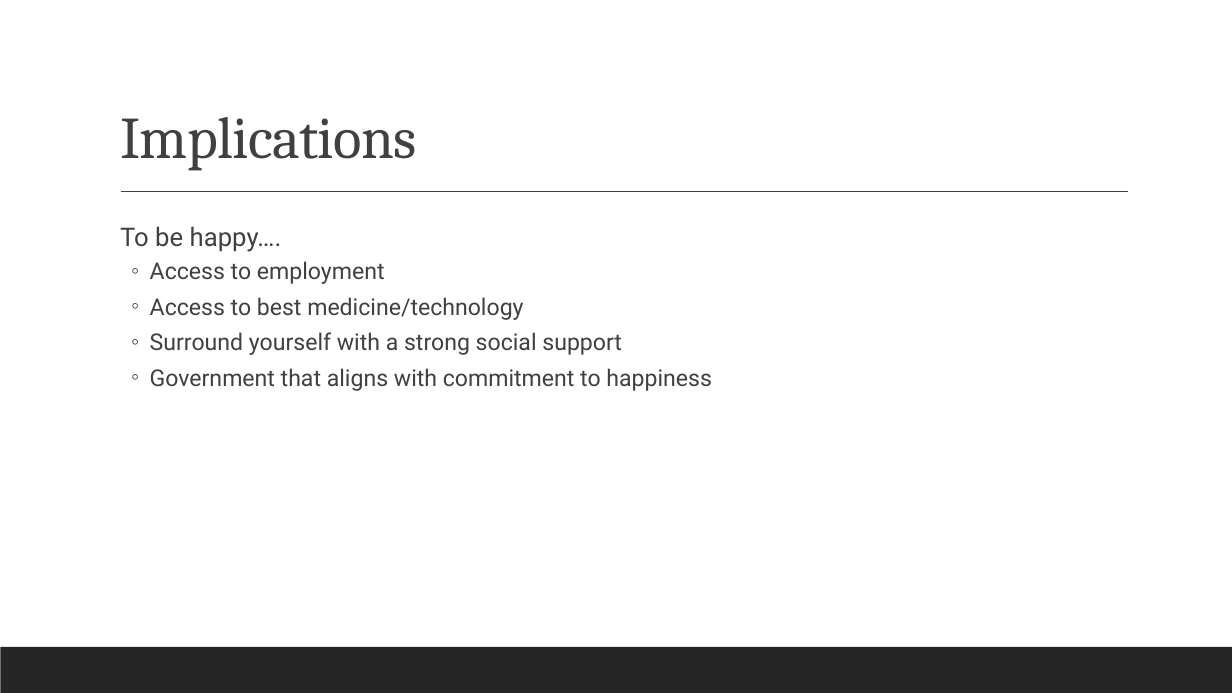
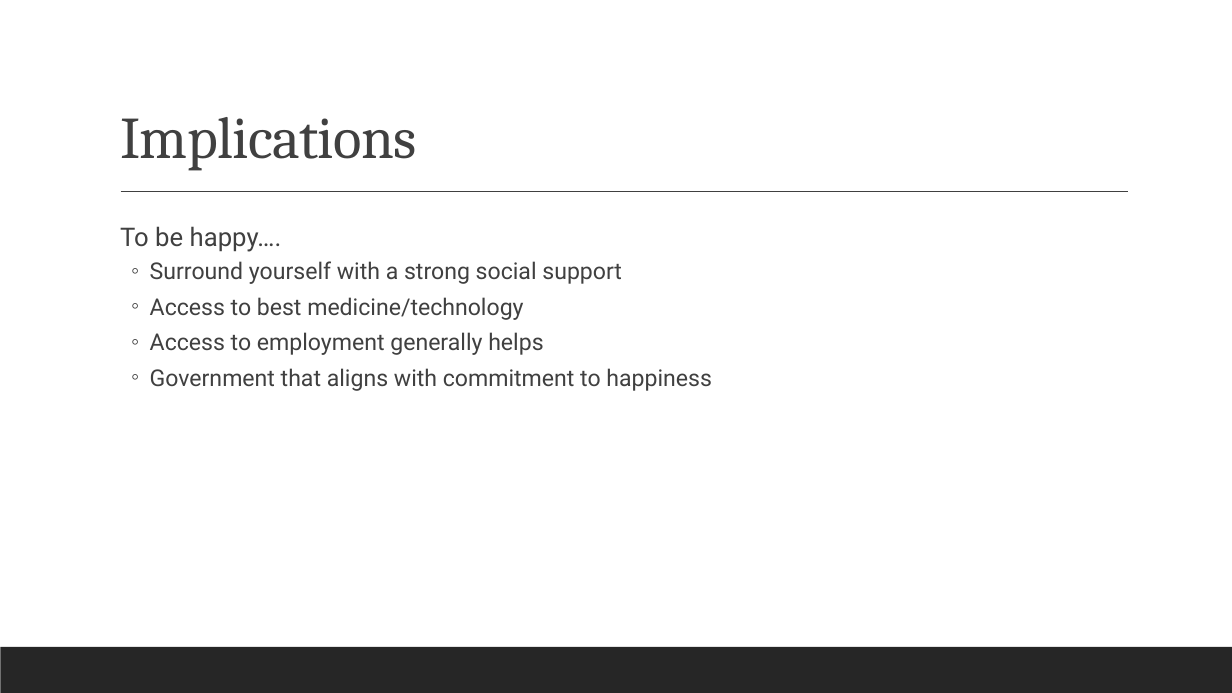
Before and after one commit to reginesgit/Factors-Contributing-to-a-Countrys-Happiness, a slide deck: slide 15 of Anaconda_Results_Presentation.pptx. Drawn at 1232x693 pixels with LibreOffice and Linux fonts; fonts in the diff are those of the drawing. Boxes give left, top, right and bottom in pixels: in the first picture for what was removed or moved away, otherwise in the second. Text is boxed around its words. In the diff, an @@ line names an element or a change of style, - is before the commit and + after.

```diff
--- a/Anaconda_Results_Presentation.pptx
+++ b/Anaconda_Results_Presentation.pptx
@@ text at box(150, 261, 622, 284): text changed @@
-  ◦ Access to employment
+  ◦ Surround yourself with a strong social support
@@ text at box(150, 332, 543, 355): text changed @@
-  ◦ Surround yourself with a strong social support
+  ◦ Access to employment generally helps
```
Also in this commit, not shown: 7 other slides changed, 1 slide added, 1 slide removed, 2 other files.
